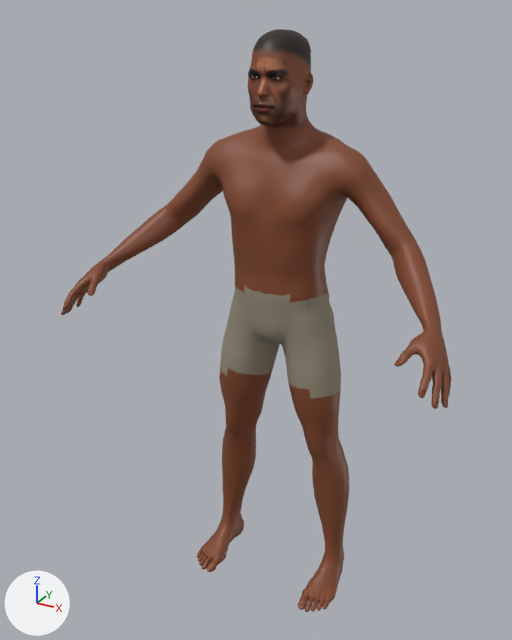
The glTF model characters_art/players/player_warrior.glb: old version first, new version second.
One viewpoint serves both versions: a 50 mm camera at (0.951, -1.93, 1.923) aimed at (-0.038, -0.132, 1.023). Lighting does not change. The marker at lower left points along +X, +Y and +Z. The first picture is the older version.

In view in the first picture: 'player_warrior_body'.
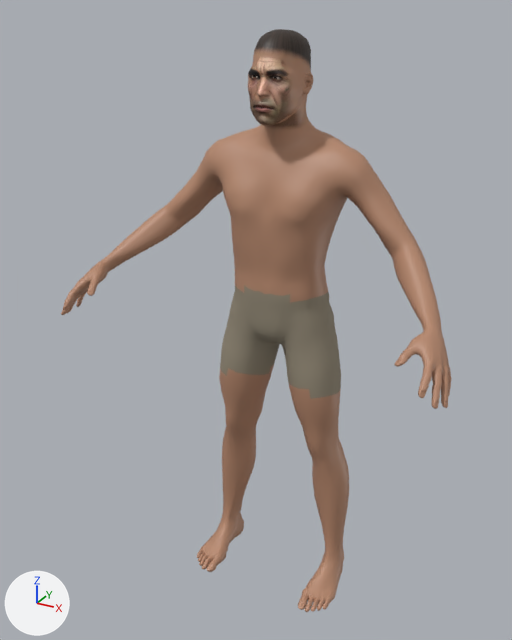
Location of each change, [x1, y1, x2, y2] in pixels of the pictures (512 x 640 px):
'player_warrior_body', surface changed (lighter): [61, 36, 452, 612] in both

The change, as a list of edits to the scene's bpy script:
```text
Add img_image_2:
    img_image_2 = load_image('Image_2', '_unpacked/Image_2', 1024, 1024, 'Non-Color')
Change mat_skin:
    remove # nodes: BsdfPrincipled, Mix, OutputMaterial, TexImage
    remove # colours: brown #b78a6e
    nodes: BsdfPrincipled, NormalMap, OutputMaterial, TexImage x2
    uses the picture img_image_2
```
